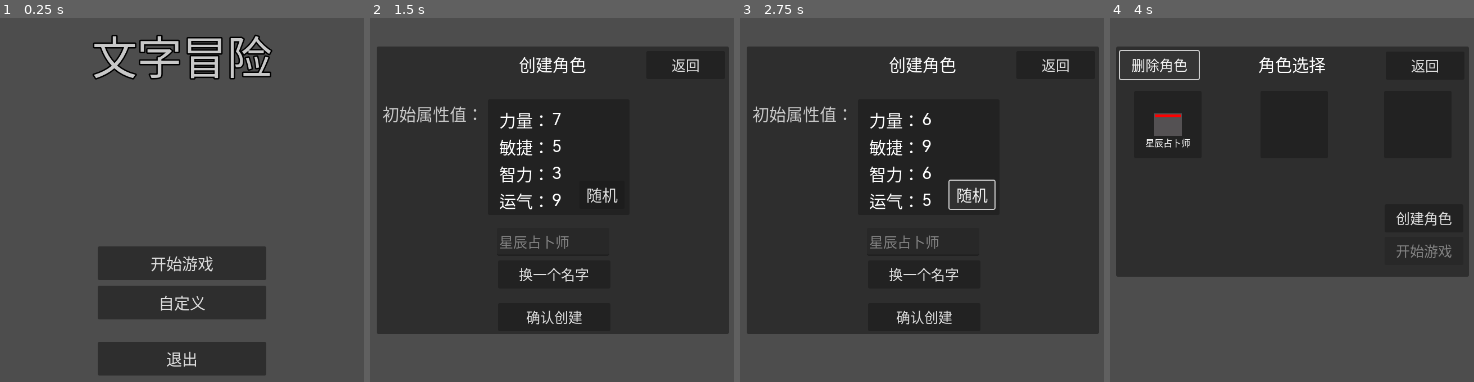
Above: before the commit, frames 1-4 (left to right).
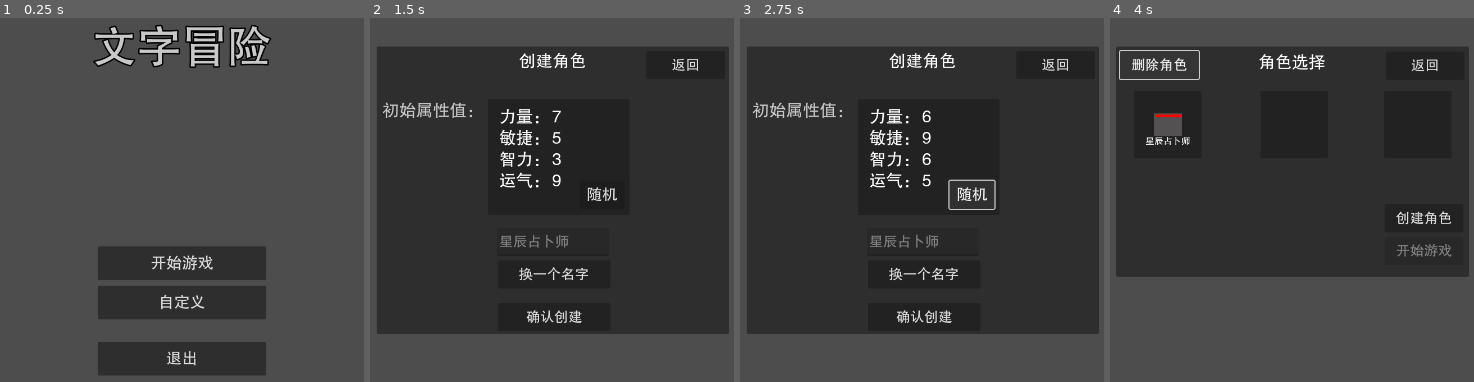
Above: after the commit, the same moments.

Repository: limingboGitHub/TextAdventure
Game: Godot game, scene res://src/scenes/start.tscn
Same seed, same stepped clock (60 frames per second), same inputs: the game is played once before the commit and once after it.
Inputs:
- Up to frame 1 (0.25 s): no input
- Up to frame 2 (1.5 s): click "开始游戏" at 0.5 s; click "创建角色" at 1.25 s
- Up to frame 3 (2.75 s): click "随机" at 2 s
- Up to frame 4 (4 s): click "确认创建" at 2.75 s; click "删除角色" at 3.5 s

The runs differ from the first frame. In frame 1, 4.9% of the frame differs, in the area x 25-75%, y 1-96%; in frame 2, 4.0%; in frame 3, 4.0%; in frame 4, 1.6%.

Commit message:
fix: 1.0.6 替换字体包，修复云手机闪退问题

Diff:
--- a/project.godot
+++ b/project.godot
@@ -39,7 +39,7 @@
 
 [gui]
 
-theme/custom_font="uid://bgk2hvitb80d6"
+theme/custom_font="uid://c0mmbe64slo8u"
 
 [input]
 
--- a/src/scenes/dialog/skill_item.tscn
+++ b/src/scenes/dialog/skill_item.tscn
@@ -45,7 +45,7 @@
 theme = ExtResource("1_0hqn5")
 theme_override_colors/font_color = Color(0.862745, 0.862745, 0.862745, 1)
 theme_override_font_sizes/font_size = 23
-text = "max："
+text = "max:"
 vertical_alignment = 1
 
 [node name="Label" type="Label" parent="MaxLevel"]
@@ -68,7 +68,7 @@
 theme = ExtResource("1_0hqn5")
 theme_override_colors/font_color = Color(0.862745, 0.862745, 0.862745, 1)
 theme_override_font_sizes/font_size = 23
-text = "当前："
+text = "当前:"
 vertical_alignment = 1
 
 [node name="Label" type="Label" parent="Level"]
Binary file added: assets/fonts/FangZhengHeiTiJianTi-1.ttf
Not shown, changed: assets/fonts/FangZhengHeiTiJianTi-1.ttf.import
Binary file removed: assets/fonts/HarmonyOS_Sans_Regular.ttf
Not shown, changed: export_presets.cfg
